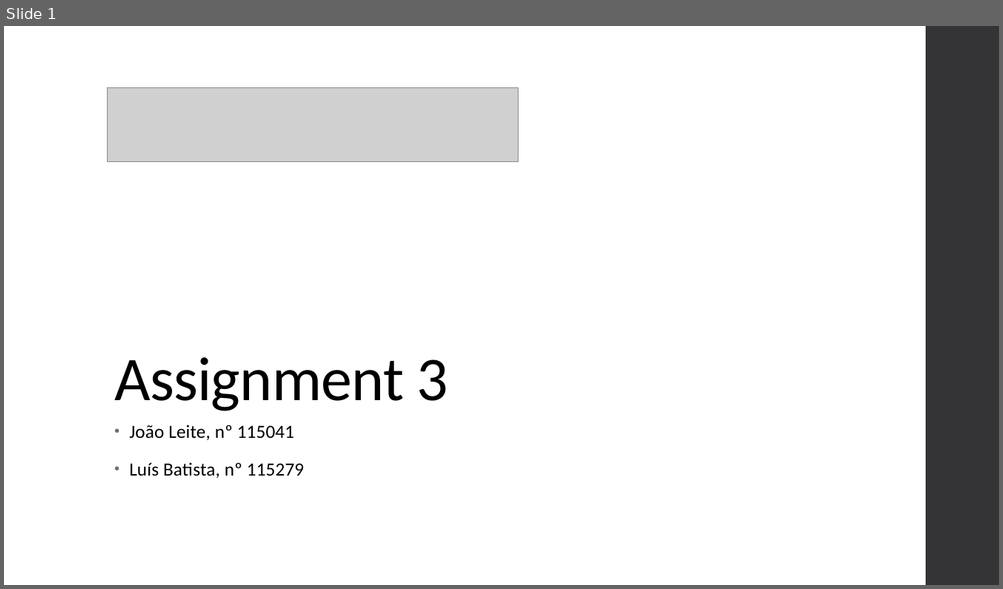
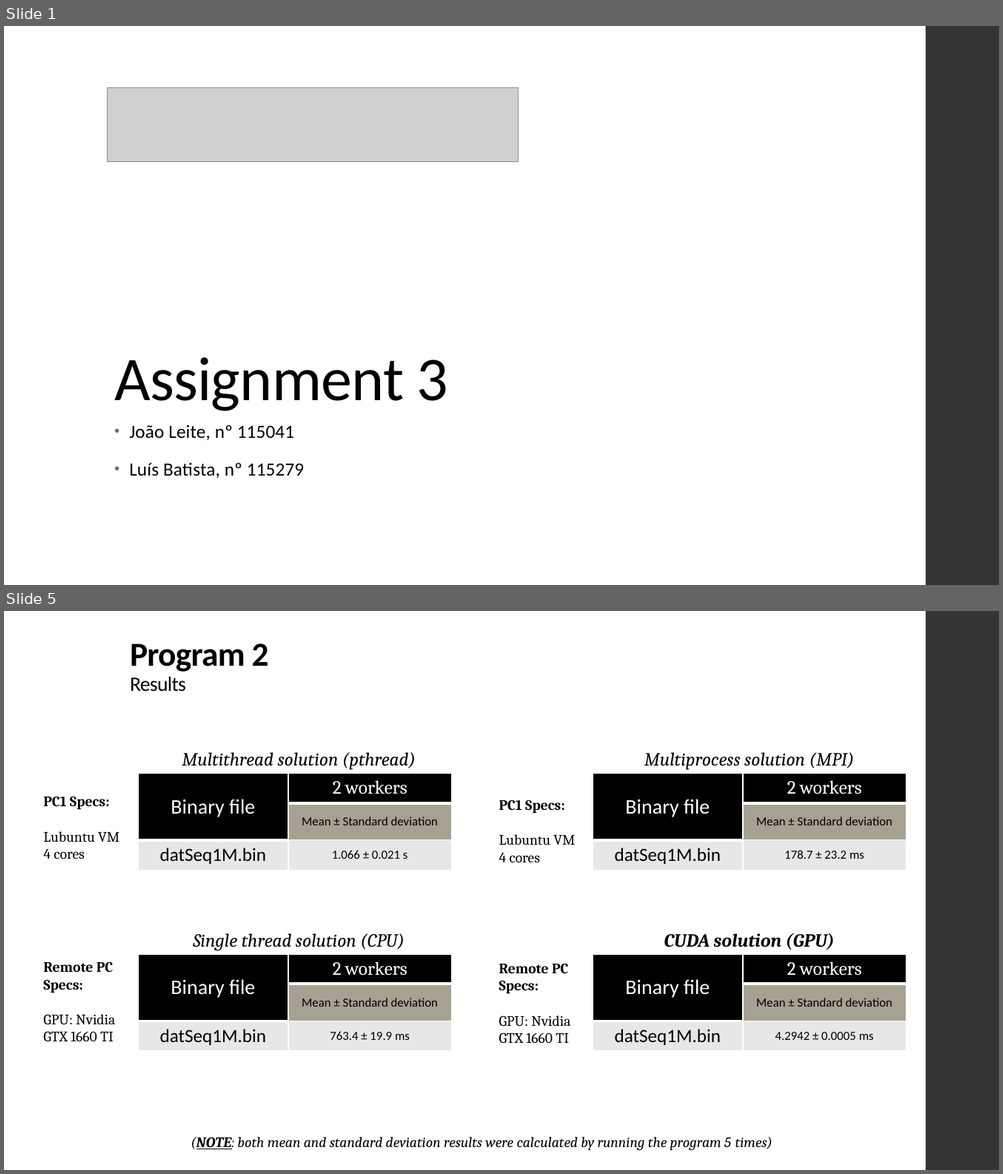
Before and after one commit to xL1fer/CLE_2022_2023, a slide deck: CLE3_T3G5/present.pptx. Shown one above the other, each under a label of ours: slide 1 before the commit, slides 1 and 5 after it; the slides between them are not shown. The pictures are 1003x589 and 1003x1174 pixels, drawn with LibreOffice and Linux fonts; fonts in the diff are those of the drawing; grey boxes stand for pictures. Boxes give left, top, right and bottom in pixels: in the first picture for what was removed or moved away, otherwise in the second. Text is boxed around its words. In the diff, an @@ line names an element or a change of style, - is before the commit and + after.

```diff
--- a/CLE3_T3G5/present.pptx
+++ b/CLE3_T3G5/present.pptx
@@ slide 5 added at box(4, 611, 999, 1170), background #FFFFFF; not listed: 1 template element that a slide beside it also shows @@
@@ title added at box(130, 644, 269, 692), 32.4 pt, text #000000, bold @@
+Program 2
+Results
@@ text added at box(182, 752, 415, 770), 18 pt, text #000000, italic @@
+Multithread solution (pthread)
@@ text added at box(644, 752, 854, 770), 18 pt, text #000000, italic @@
+Multiprocess solution (MPI)
@@ table added at box(138, 774, 452, 871), 3 rows, 2 columns @@
+Binary file | 2 workers
+ | Mean ± Standard deviation
+datSeq1M.bin | 1.066 ± 0.021 s
@@ table added at box(593, 774, 906, 871), 3 rows, 2 columns @@
+Binary file | 2 workers
+ | Mean ± Standard deviation
+datSeq1M.bin | 178.7 ± 23.2 ms
@@ text added at box(43, 796, 119, 859), 14 pt, text #000000 @@
+PC1 Specs:
+Lubuntu VM
+4 cores
@@ text added at box(499, 800, 575, 863), 14 pt, text #000000 @@
+PC1 Specs:
+Lubuntu VM
+4 cores
@@ text added at box(193, 934, 404, 951), 18 pt, text #000000, italic @@
+Single thread solution (CPU)
@@ text added at box(664, 933, 834, 950), 18 pt, text #000000, bold, italic @@
+CUDA solution (GPU)
@@ text added at box(43, 962, 115, 1042), 14 pt, text #000000 @@
+Remote PC Specs:
+GPU: Nvidia GTX 1660 TI
@@ table added at box(138, 954, 452, 1051), 3 rows, 2 columns @@
+Binary file | 2 workers
+ | Mean ± Standard deviation
+datSeq1M.bin | 763.4 ± 19.9 ms
@@ text added at box(499, 963, 570, 1043), 14 pt, text #000000 @@
+Remote PC Specs:
+GPU: Nvidia GTX 1660 TI
@@ table added at box(593, 954, 906, 1051), 3 rows, 2 columns @@
+Binary file | 2 workers
+ | Mean ± Standard deviation
+datSeq1M.bin | 4.2942 ± 0.0005 ms
@@ text added at box(190, 1137, 772, 1151), 14 pt, text #000000, italic @@
+(NOTE: both mean and standard deviation results were calculated by running the program 5 times)
```
Also in this commit, not shown: 2 slides changed, 2 other slides added, 4 slides removed.
